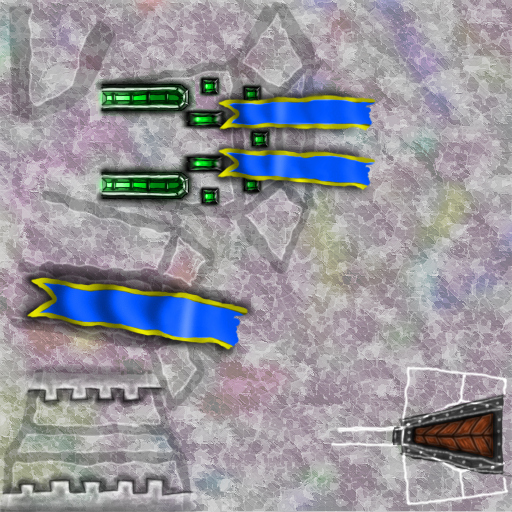
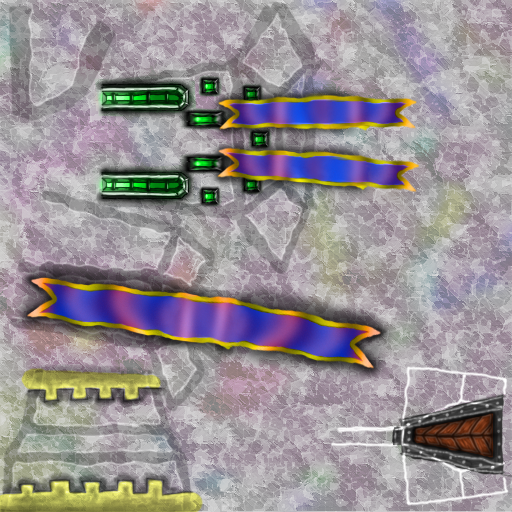
Before/after of a 512px x 512px layered artwork. What changed in the layer stack:
added group "Vlajky vzadu" with 5 layers above "Vlajky" over bbox(21, 94, 420, 401)
added layer "Vrstva 25 kopie 2" (color) in group "Vlajky vzadu" over bbox(21, 94, 420, 401)
added layer "Vrstva 20 kopie" in group "Vlajky vzadu" over bbox(192, 94, 387, 383)
added layer "Vrstva 22 kopie" (overlay) in group "Vlajky vzadu" over bbox(157, 94, 420, 378)
added layer "Vrstva 18 kopie 2" in group "Vlajky vzadu" over bbox(167, 94, 420, 370)
added layer "Vrstva 19 kopie" in group "Vlajky vzadu" over bbox(200, 284, 396, 383)
painted on "Vrstva 25" over bbox(21, 94, 388, 389)
painted on "Vrstva 24" over bbox(21, 94, 357, 399)
added layer "Vrstva 31" (color, 49%) in group "Zaklad" over bbox(0, 368, 203, 512)
